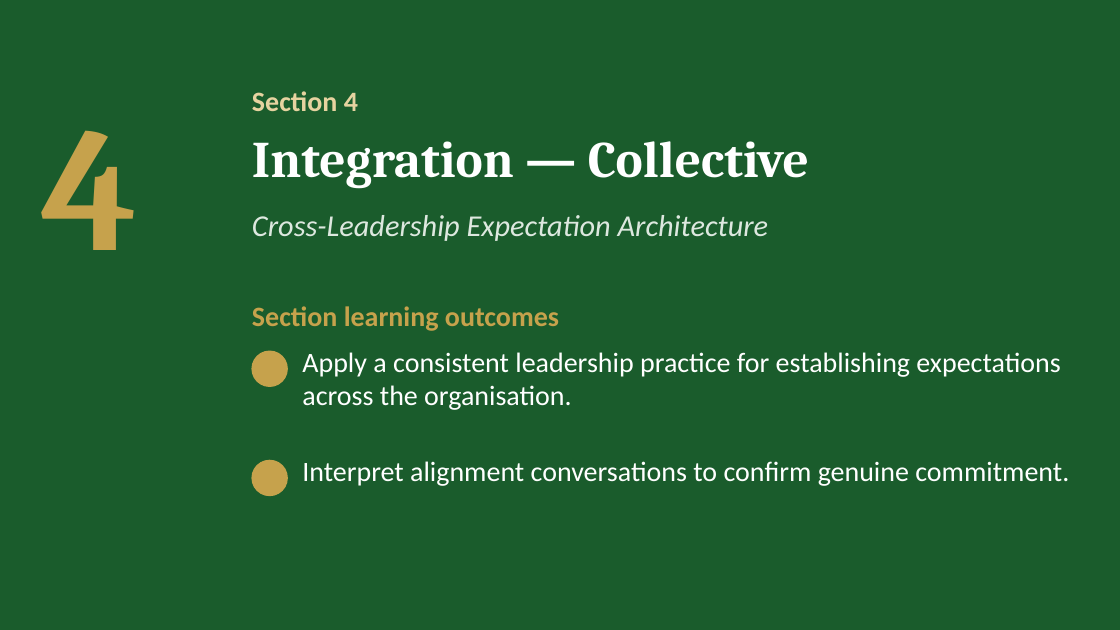
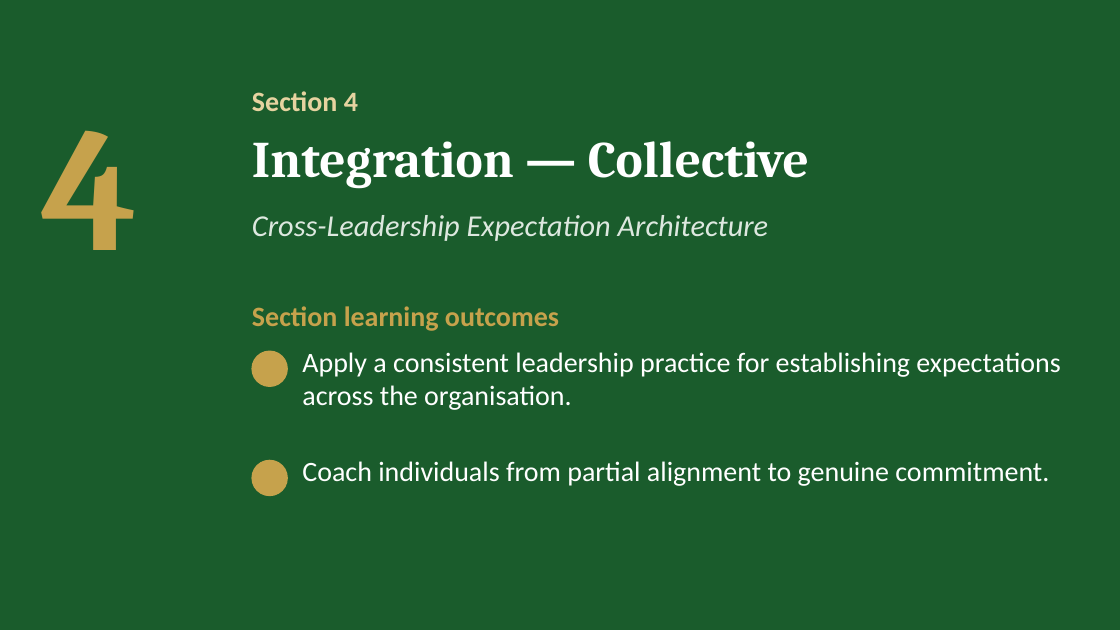
Before and after one commit to IBSL26/ibsl-platform, a slide deck: slide 18 of Unit decks/Unit 07 - Establishing Performance Expectations.pptx (slide 15 before the commit). Drawn at 1120x630 pixels with LibreOffice and Linux fonts; fonts in the diff are those of the drawing; background and template pictures are left out. Boxes give left, top, right and bottom in pixels: in the first picture for what was removed or moved away, otherwise in the second. Text is boxed around its words. In the diff, an @@ line names an element or a change of style, - is before the commit and + after.

Commit message:
Unit 7: Establishing Performance Expectations, alignment dialogue in 1.4, Section 5 in two exercises, Capstone five boxes, deck

```diff
--- a/Unit decks/Unit 07 - Establishing Performance Expectations.pptx
+++ b/Unit decks/Unit 07 - Establishing Performance Expectations.pptx
@@ text at (302,461,1049,486): text changed @@
-Interpret alignment conversations to confirm genuine commitment.
+Coach individuals from partial alignment to genuine commitment.
```
Also in this commit, not shown: 6 other slides changed, 6 slides added, 4 slides removed, 27 other files.
